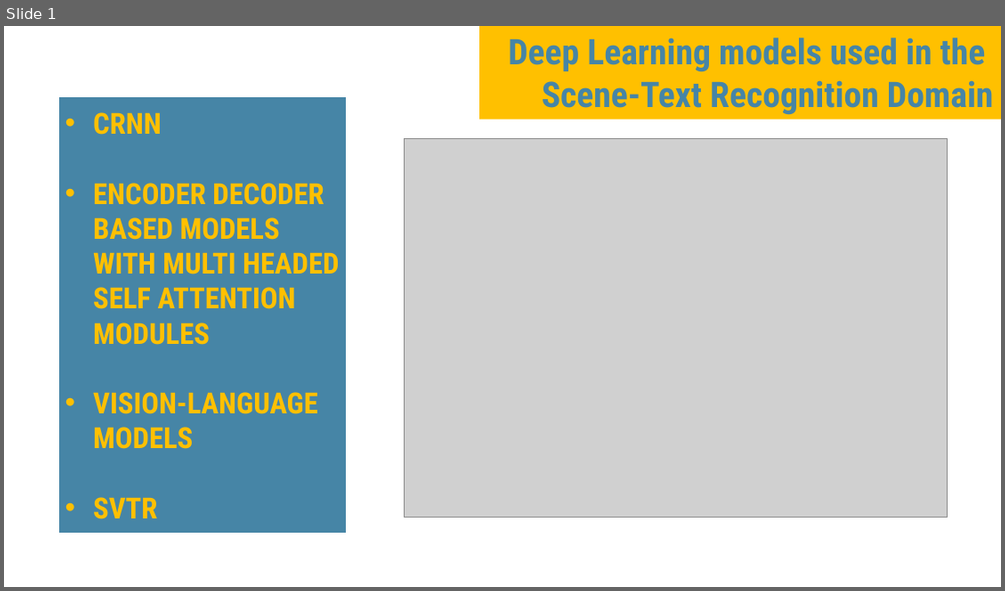
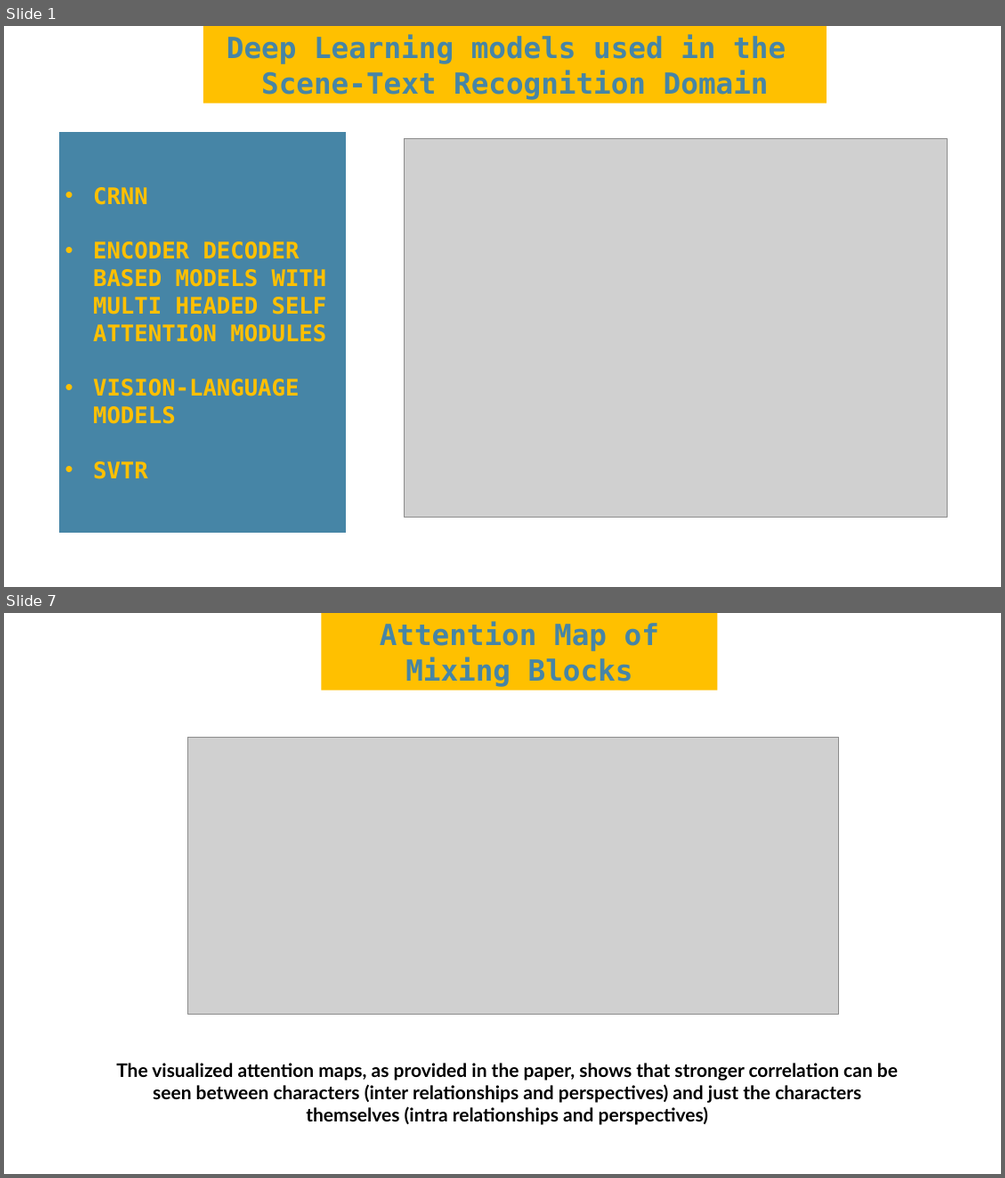
Before and after one commit to raghibnsl/NSL_Training, a slide deck: svtr_ppt/draft_.pptx. Shown one above the other, each under a label of ours: slide 1 before the commit, slides 1 and 7 after it; the slides between them are not shown. The pictures are 1005x591 and 1005x1178 pixels, drawn with LibreOffice and Linux fonts; fonts in the diff are those of the drawing; grey boxes stand for pictures. Boxes give left, top, right and bottom in pixels: in the first picture for what was removed or moved away, otherwise in the second. Text is boxed around its words. In the diff, an @@ line names an element or a change of style, - is before the commit and + after.

```diff
--- a/svtr_ppt/draft_.pptx
+++ b/svtr_ppt/draft_.pptx
@@ slide 7 added at (x1=4, y1=613, x2=1001, y2=1174), background #FFFFFF @@
@@ rectangle added at (x1=321, y1=613, x2=718, y2=690), fill #FFC000, 28 pt, text #4685A6, bold @@
+Attention Map of Mixing Blocks
@@ picture added at (x1=188, y1=737, x2=839, y2=1013) @@
@@ text added at (x1=116, y1=1062, x2=898, y2=1125), 18 pt, text #000000, bold @@
+The visualized attention maps, as provided in the paper, shows that stronger correlation can be seen between characters (inter relationships and perspectives) and just the characters themselves (intra relationships and perspectives)
@@ slide 1 changed as well @@
@@ rectangle "Deep Learning models used in ..." resized from (x1=479, y1=26, x2=1001, y2=119) to (x1=203, y1=26, x2=826, y2=103) @@
@@ rectangle "Deep Learning models used in ..." at (x1=203, y1=26, x2=826, y2=103): size 34 to 28 pt, font Roboto Condensed to DejaVu Sans Mono; alignment right to centre @@
@@ rectangle "CRNN" resized from (x1=57, y1=95, x2=348, y2=534) to (x1=57, y1=131, x2=348, y2=534) @@
@@ rectangle "CRNN" at (x1=57, y1=131, x2=348, y2=534): size 28 to 22 pt, font Roboto Condensed to DejaVu Sans Mono; indent changed; outline #FFFFFF 3.25 pt to #FFFFFF 3.26 pt @@
```
Also in this commit, not shown: 1 other slide changed, 5 other slides added, 1 slide removed, 11 other files.
